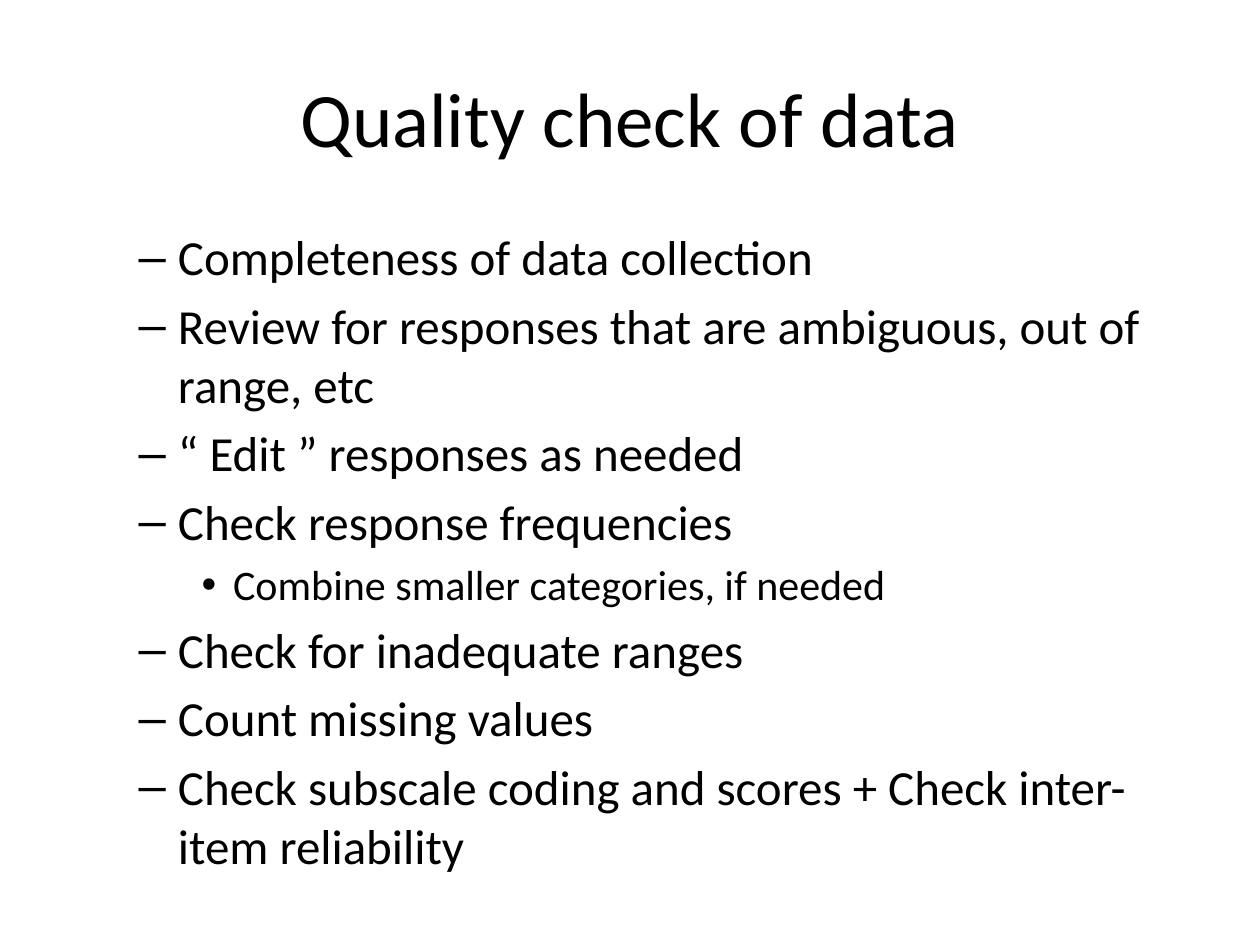
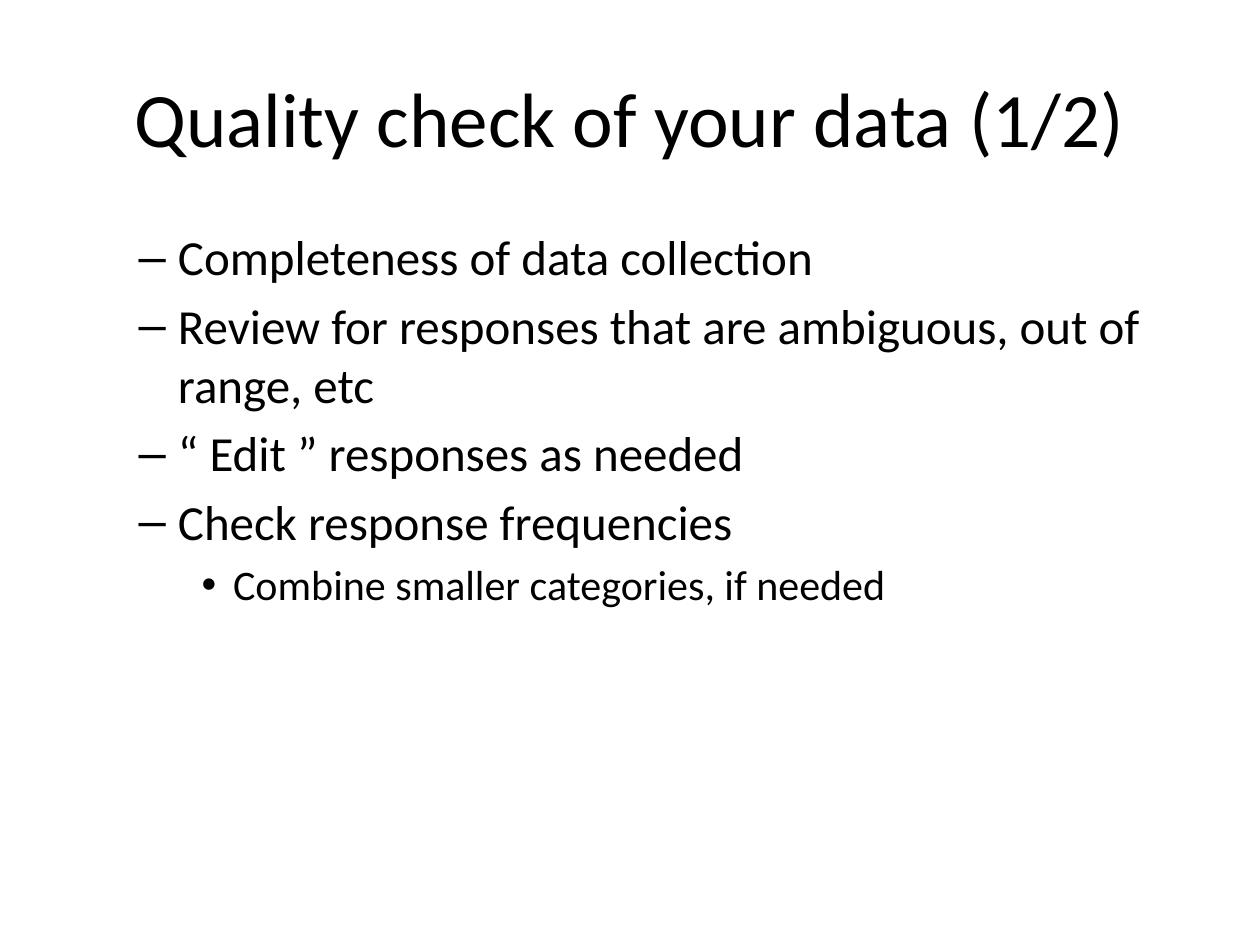
Before and after one commit to classes-medb/5510, a slide deck: slide 8 of src/video-13-statistical-models.pptx. Drawn at 1260x945 pixels with LibreOffice and Linux fonts; fonts in the diff are those of the drawing. Boxes give left, top, right and bottom in pixels: in the first picture for what was removed or moved away, otherwise in the second. Text is boxed around its words. In the diff, an @@ line names an element or a change of style, - is before the commit and + after.

```diff
--- a/src/video-13-statistical-models.pptx
+++ b/src/video-13-statistical-models.pptx
@@ title at bbox=[135, 91, 1123, 160]: text changed @@
-Quality check of data
+Quality check of your data (1/2)
@@ text at bbox=[178, 634, 1125, 865]: paragraphs removed @@
-  – Check for inadequate ranges
-  – Count missing values
-  – Check subscale coding and scores + Check inter-item reliability
```
Also in this commit, not shown: 3 other slides changed, 8 slides added, 8 other files.
